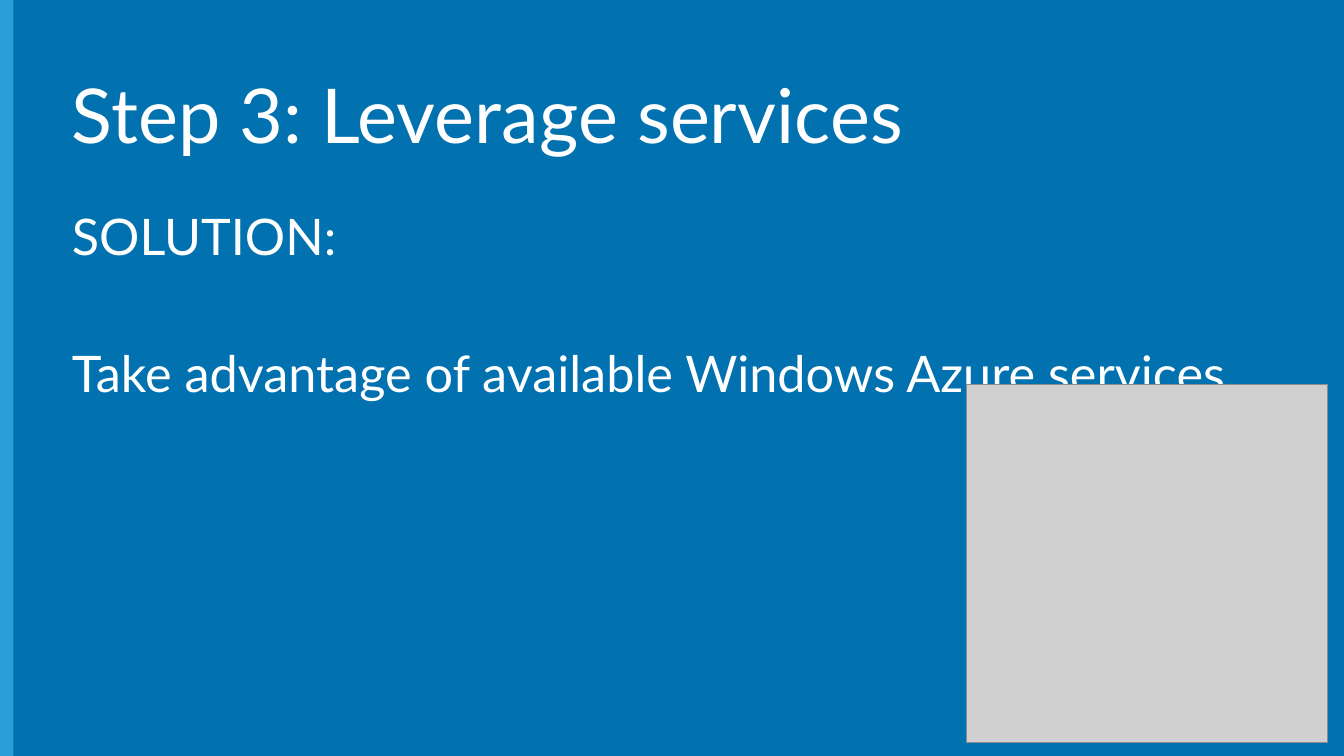
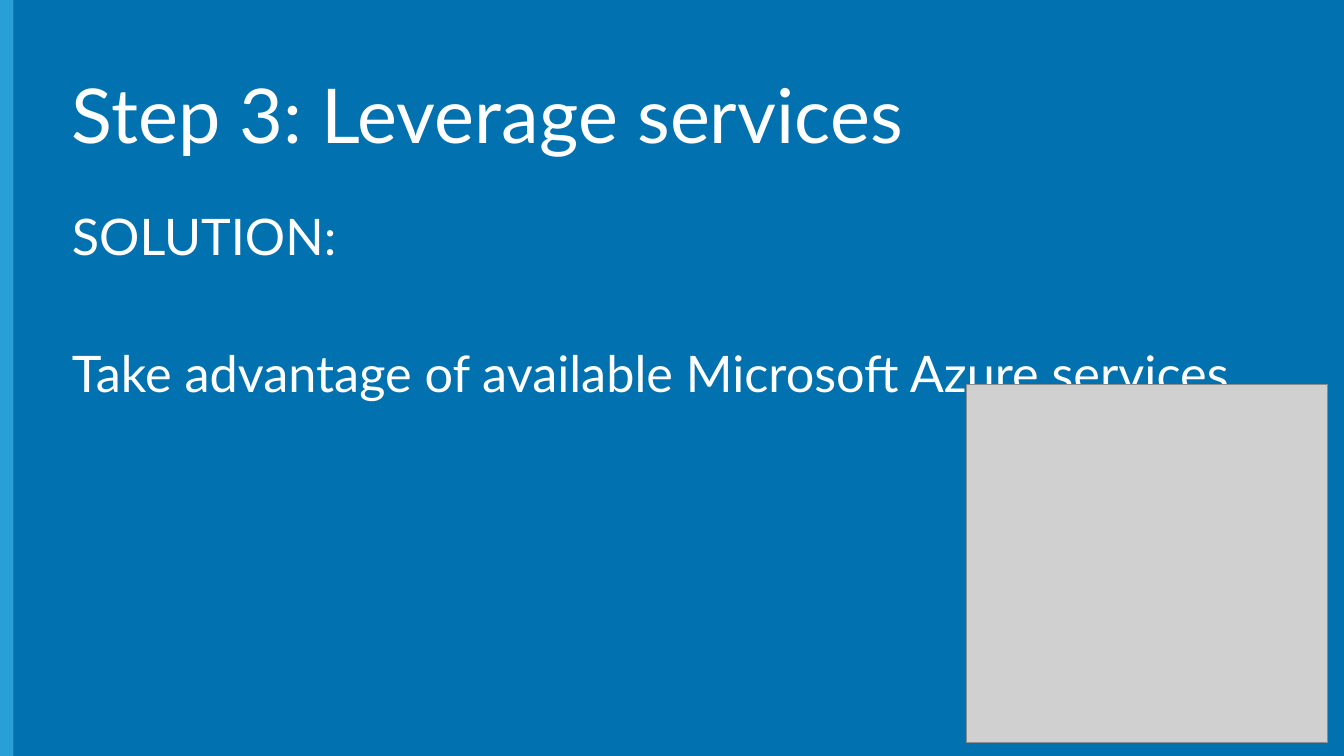
Before and after one commit to Microsoft-Web/DECK-ASPNET-in-Production, a slide deck: slide 28 of 6-ASPNET-in-Production.pptx. Drawn at 1344x756 pixels with LibreOffice and Linux fonts; fonts in the diff are those of the drawing; grey boxes stand for pictures; background and template pictures are left out. Boxes give left, top, right and bottom in pixels: in the first picture for what was removed or moved away, otherwise in the second. Text is boxed around its words. In the diff, an @@ line names an element or a change of style, - is before the commit and + after.

Commit message:
Changed Windows Azure to Microsoft Azure

```diff
--- a/6-ASPNET-in-Production.pptx
+++ b/6-ASPNET-in-Production.pptx
@@ text at [72, 355, 1241, 401]: text changed @@
-Take advantage of available Windows Azure services.
+Take advantage of available Microsoft Azure services.
```
Also in this commit, not shown: 3 other slides changed.
